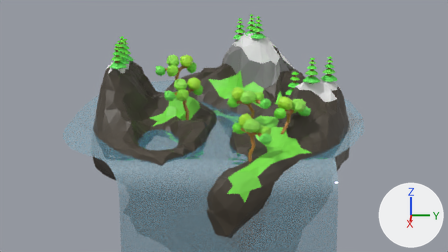
Before and after pictures for a commit that changed the Blender file Tugas/Tugas6/lowpoly.blend.
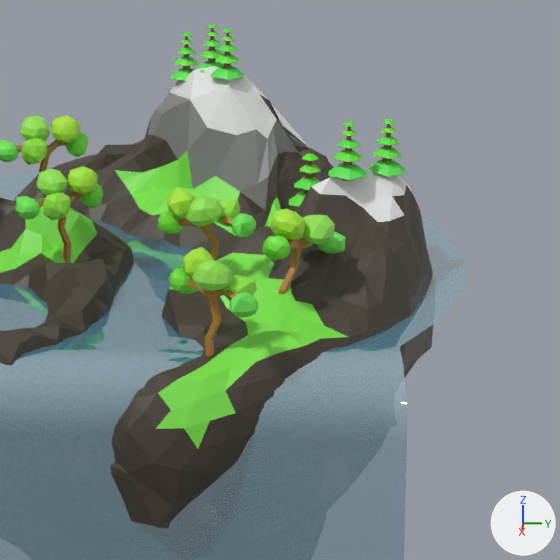
Each version appears first from the file's camera 'Camera.001', and next in a close-up on the part from 35% to 91% of the width and 1% to 100% of the height. Arrows for +X, +Y and +Z are at lower right; the lights stay in place.

Before the edit, the objects in view are built like this:
```python
ob_cube_001 = bpy.data.objects.new('Cube.001', me_cube_001)
ob_cube_001.location = (0.784, 0.216, 0.368)
ob_cube_001.rotation_euler = (0.0, 0.0, -2.206)  # degrees (0, 0, -126)
ob_cube_001.scale = (0.0322, 0.0322, 0.0322)
ob_cube_004 = bpy.data.objects.new('Cube.004', me_cube_004)
ob_cube_004.location = (0.369, 0.239, 0.454)
ob_cube_004.rotation_euler = (-0.275, 0.174, -1.85)  # degrees (-16, 10, -106)
ob_cube_004.scale = (0.0322, 0.0322, 0.0322)
ob_icosphere_011 = bpy.data.objects.new('Icosphere.011', me_icosphere_013)
ob_icosphere_011.location = (0.877, 0.302, 0.573)
ob_icosphere_011.rotation_euler = (0.0, 0.0, -2.206)  # degrees (0, 0, -126)
ob_icosphere_011.scale = (0.0322, 0.0322, 0.0322)
ob_icosphere_012 = bpy.data.objects.new('Icosphere.012', me_icosphere_014)
ob_icosphere_012.location = (0.821, 0.223, 0.626)
ob_icosphere_012.rotation_euler = (0.0, 0.0, -2.206)  # degrees (0, 0, -126)
ob_icosphere_012.scale = (0.0322, 0.0322, 0.0322)
ob_icosphere_013 = bpy.data.objects.new('Icosphere.013', me_icosphere_015)
ob_icosphere_013.location = (0.722, 0.186, 0.628)
ob_icosphere_013.rotation_euler = (0.0, 0.0, -2.206)  # degrees (0, 0, -126)
ob_icosphere_013.scale = (0.0322, 0.0322, 0.0322)
ob_icosphere_014 = bpy.data.objects.new('Icosphere.014', me_icosphere_016)
ob_icosphere_014.location = (0.721, 0.135, 0.577)
ob_icosphere_014.rotation_euler = (0.0, 0.0, -2.206)  # degrees (0, 0, -126)
ob_icosphere_014.scale = (0.0322, 0.0322, 0.0322)
ob_icosphere_015 = bpy.data.objects.new('Icosphere.015', me_icosphere_017)
ob_icosphere_015.location = (0.793, 0.278, 0.582)
ob_icosphere_015.rotation_euler = (0.0, 0.0, -2.206)  # degrees (0, 0, -126)
ob_icosphere_015.scale = (0.0322, 0.0322, 0.0322)
ob_icosphere_040 = bpy.data.objects.new('Icosphere.040', me_icosphere_042)
ob_icosphere_040.location = (0.236, -0.251, 0.644)
ob_icosphere_040.rotation_euler = (0.0, 0.0, -3.843)  # degrees (0, 0, -220)
ob_icosphere_040.scale = (0.0322, 0.0322, 0.0322)
ob_icosphere_041 = bpy.data.objects.new('Icosphere.041', me_icosphere_043)
ob_icosphere_041.location = (0.47, 0.303, 0.663)
ob_icosphere_041.rotation_euler = (-0.275, 0.174, -1.85)  # degrees (-16, 10, -106)
ob_icosphere_041.scale = (0.0322, 0.0322, 0.0322)
# also in view: 'Icosphere' at (-0.04, -0.024, -0.023); 'Icosphere.042' at (0.46, 0.191, 0.699); 'Icosphere.002' at (0.549, 0.509, 0.678); 'Icosphere.018' at (-0.012, -0.251, 0.821); 'Icosphere.038' at (0.144, -0.186, 0.696)
```
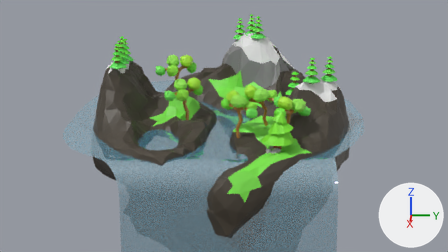
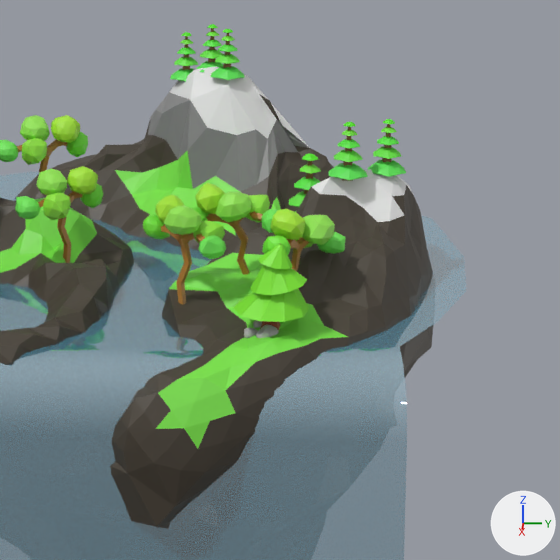
Pixel boxes [x1, y1, x2, y2] of what changed, in the close-ups (560 x 560 px):
'Circle', added (green)
    after: [233, 244, 309, 322]
'Icosphere.012', moved
    before: [192, 260, 232, 291]
    after: [164, 206, 202, 235]
'Icosphere.042', moved
    before: [186, 196, 222, 227]
    after: [216, 191, 252, 222]
'Cube.001', moved
    before: [188, 280, 236, 356]
    after: [161, 225, 205, 305]
'Icosphere.043', moved
    before: [167, 188, 196, 218]
    after: [196, 183, 225, 214]
'Icosphere.011', moved
    before: [229, 292, 259, 318]
    after: [198, 235, 226, 259]
'Cube.004', moved
    before: [178, 216, 233, 261]
    after: [206, 212, 263, 275]
'Icosphere.013', moved
    before: [183, 247, 214, 278]
    after: [155, 194, 185, 223]
'Icosphere.014', moved
    before: [169, 268, 198, 294]
    after: [143, 215, 170, 239]
'Icosphere.015', moved
    before: [223, 275, 257, 301]
    after: [193, 220, 225, 244]
'Icosphere.045', moved
    before: [216, 200, 240, 227]
    after: [246, 195, 270, 222]
'Icosphere.041', moved
    before: [232, 213, 256, 237]
    after: [262, 209, 278, 233]
'Icosphere.077', added
    after: [256, 325, 279, 338]
'Icosphere.076', added
    after: [244, 328, 258, 338]
'Cylinder', added
    after: [260, 243, 281, 330]
'Icosphere.078', added
    after: [253, 320, 262, 328]

What changed in the scene script:
```text
Change ob_cube_001:
    ob_cube_001.location: (0.784, 0.216, 0.368) -> (0.528, 0.133, 0.44)
Change ob_icosphere_011:
    ob_icosphere_011.location: (0.877, 0.302, 0.573) -> (0.621, 0.219, 0.645)
Change ob_icosphere_012:
    ob_icosphere_012.location: (0.821, 0.223, 0.626) -> (0.565, 0.14, 0.698)
Change ob_icosphere_013:
    ob_icosphere_013.location: (0.722, 0.186, 0.628) -> (0.466, 0.103, 0.7)
Change ob_icosphere_014:
    ob_icosphere_014.location: (0.721, 0.135, 0.577) -> (0.465, 0.051, 0.649)
Change ob_icosphere_015:
    ob_icosphere_015.location: (0.793, 0.278, 0.582) -> (0.537, 0.195, 0.654)
Change ob_cube_004:
    ob_cube_004.location: (0.369, 0.239, 0.454) -> (0.405, 0.322, 0.48)
Change ob_icosphere_041:
    ob_icosphere_041.location: (0.47, 0.303, 0.663) -> (0.506, 0.387, 0.689)
Change ob_icosphere_042:
    ob_icosphere_042.location: (0.457, 0.198, 0.696) -> (0.492, 0.282, 0.723)
Change ob_icosphere_043:
    ob_icosphere_043.location: (0.379, 0.127, 0.698) -> (0.415, 0.21, 0.724)
Change ob_icosphere_045:
    ob_icosphere_045.location: (0.403, 0.247, 0.674) -> (0.439, 0.331, 0.7)
Add ob_icosphere_078:
    ob_icosphere_078 = bpy.data.objects.new('Icosphere.078', me_icosphere_078)  # 42 vertices, 80 faces; spans x -1.18..1.51, y -1.68..0.56, z -1.18..0.91; in mat_material_019 (grey #b1b1b1); modifiers SUBSURF
    ob_icosphere_078.location = (0.647, 0.341, 0.43)
    ob_icosphere_078.rotation_euler = (-5.476, -0.417, 2.528)  # degrees (-314, -24, 145)
    ob_icosphere_078.scale = (0.0144, 0.0144, 0.0144)
Add ob_icosphere_077:
    ob_icosphere_077 = bpy.data.objects.new('Icosphere.077', me_icosphere_078.copy())  # modifiers SUBSURF
    ob_icosphere_077.location = (0.734, 0.363, 0.429)
    ob_icosphere_077.rotation_euler = (-3.42, 0.0283, 1.316)  # degrees (-196, 1.6, 75)
    ob_icosphere_077.scale = (0.0252, 0.0252, 0.0252)
Add ob_icosphere_076:
    ob_icosphere_076 = bpy.data.objects.new('Icosphere.076', me_icosphere_078.copy())  # modifiers SUBSURF
    ob_icosphere_076.location = (0.704, 0.316, 0.426)
    ob_icosphere_076.rotation_euler = (-5.111, -0.545, 2.304)  # degrees (-293, -31, 132)
    ob_icosphere_076.scale = (0.0177, 0.0177, 0.0177)
Add ob_circle:
    ob_circle = bpy.data.objects.new('Circle', me_circle)  # 70 vertices, 43 faces; spans x -0.95..0.95, y -1.0..1.0, z 0.0..1.79; in mat_material_018 (green #7ee72e)
    ob_circle.location = (0.678, 0.381, 0.487)
    ob_circle.scale = (0.105, 0.105, 0.105)
Add ob_cylinder:
    ob_cylinder = bpy.data.objects.new('Cylinder', me_cylinder_002)  # 56 vertices, 50 faces; spans x -1.0..1.0, y -1.0..1.0, z -0.32..8.39; in mat_material_017 (brown #994723)
    ob_cylinder.location = (0.678, 0.381, 0.435)
    ob_cylinder.scale = (0.0287, 0.0287, 0.0287)
```
